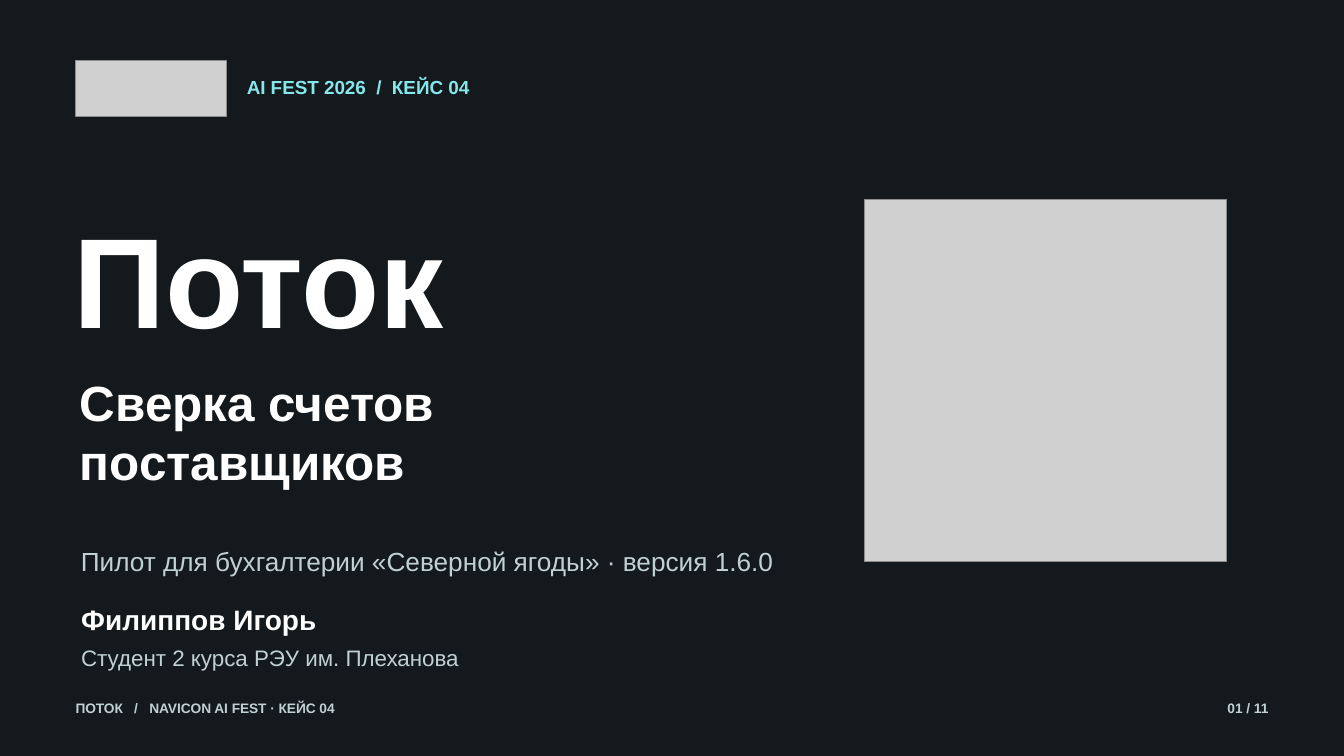
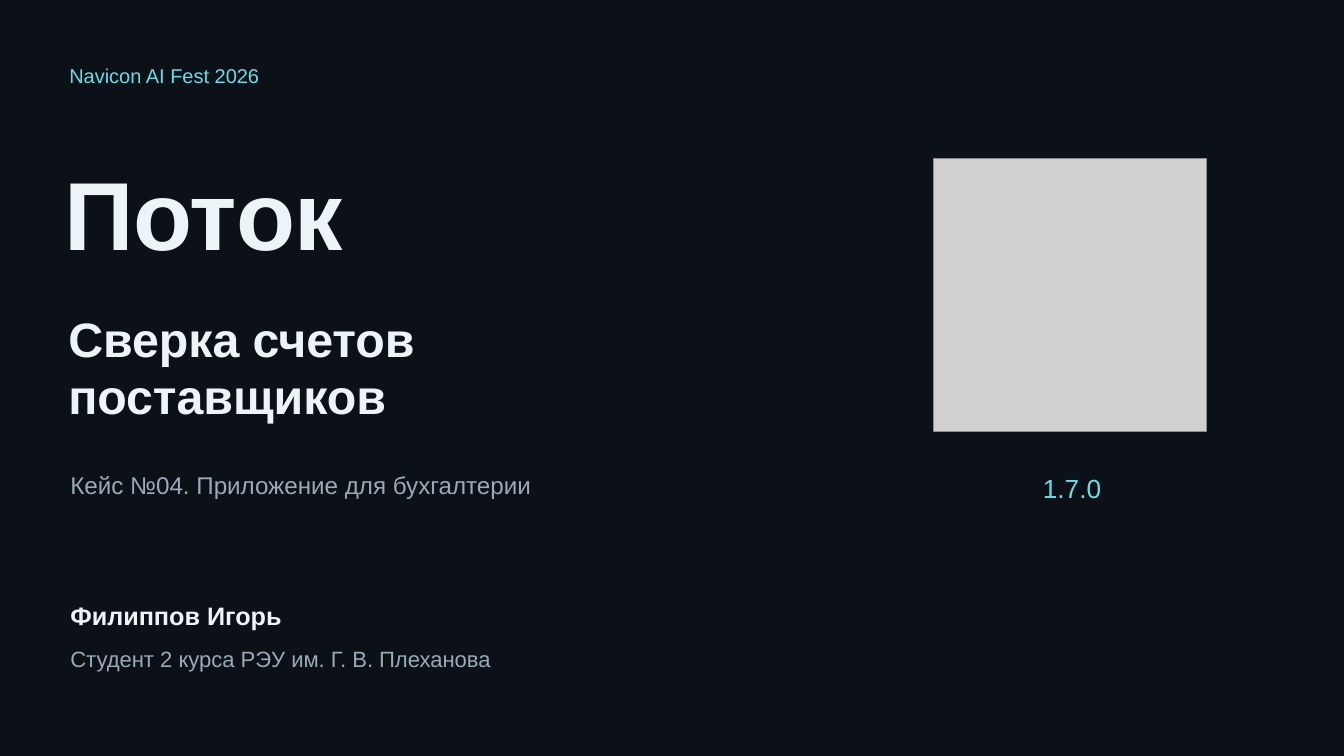
Before and after one commit to whiterli/ai-fest-pilot, a slide deck: slide 1 of Potok-Navicon-AI-Fest.pptx. Drawn at 1344x756 pixels with LibreOffice and Linux fonts; fonts in the diff are those of the drawing; grey boxes stand for pictures. Boxes give left, top, right and bottom in pixels: in the first picture for what was removed or moved away, otherwise in the second. Text is boxed around its words. In the diff, an @@ line names an element or a change of style, - is before the commit and + after.

```diff
--- a/Potok-Navicon-AI-Fest.pptx
+++ b/Potok-Navicon-AI-Fest.pptx
@@ background #13191C to #0C1117 @@
@@ text at [69,68,259,83]: text changed; size 9.8 to 14.2 pt; text colour #C1D0D4 to #67DDE7; bold off @@
-ПОТОК / NAVICON AI FEST · КЕЙС 04
+Navicon AI Fest 2026
@@ picture removed at [76,60,227,116] @@
@@ text "Поток": place and size @@
-text "Поток" at [73,240,443,330]
+text "Поток" at [64,183,343,251]
@@ text "Поток" at [64,183,343,251]: size 91.5 to 69 pt, text colour #FFFFFF to #EDF4F7; vertical alignment middle to top @@
@@ picture: place and size @@
-picture at [864,200,1226,562]
+picture at [934,158,1207,432]
@@ text "Сверка счетов": place and size @@
-text "Сверка счетов" at [80,386,435,490]
+text "Сверка счетов" at [68,323,415,424]
@@ text "Сверка счетов" at [68,323,415,424]: size 35.2 to 34.5 pt, text colour #FFFFFF to #EDF4F7; vertical alignment middle to top @@
@@ vertical alignment middle to top in 3 elements at [69,68,259,83], [1043,479,1101,499], [70,476,531,499] @@
@@ text at [70,476,531,499]: text changed; size 13.5 to 17.2 pt; text colour #86E7EB to #99AAB8; bold off @@
-AI FEST 2026 / КЕЙС 04
+Кейс №04. Приложение для бухгалтерии
@@ text at [1043,479,1101,499]: text changed; text colour #C1D0D4 to #67DDE7 @@
-Пилот для бухгалтерии «Северной ягоды» · версия 1.6.0
+1.7.0
@@ text "Филиппов Игорь": place and size @@
-text "Филиппов Игорь" at [81,610,316,635]
+text "Филиппов Игорь" at [70,607,281,631]
@@ text "Филиппов Игорь" at [70,607,281,631]: size 20 to 18 pt, text colour #FFFFFF to #EDF4F7 @@
@@ text at [70,651,490,672]: text changed; size 16 to 15.8 pt; text colour #C1D0D4 to #99AAB8 @@
-Студент 2 курса РЭУ им. Плеханова
+Студент 2 курса РЭУ им. Г. В. Плеханова
@@ text removed at [1227,703,1268,713] @@
-01 / 11
```
Also in this commit, not shown: 11 slides added, 10 slides removed, 9 other files.
